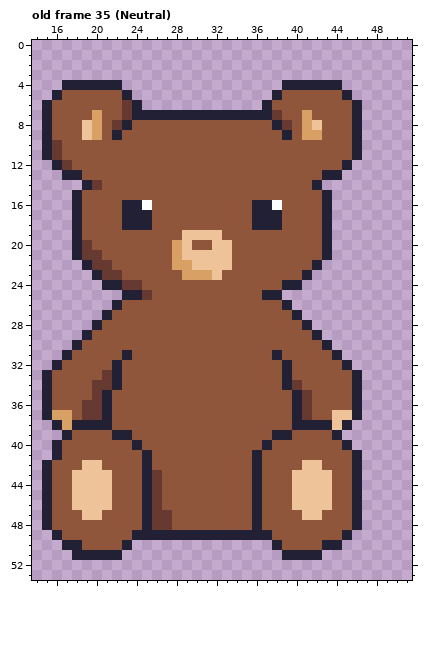
Two versions of one pixel-art file, aseprite_files/teddybear_boy.ase. The picture above is the old version.
64x64 pixels, 76 frames. Shown: old frame 35 (Neutral): x 14..51, y 0..53.
After the commit:
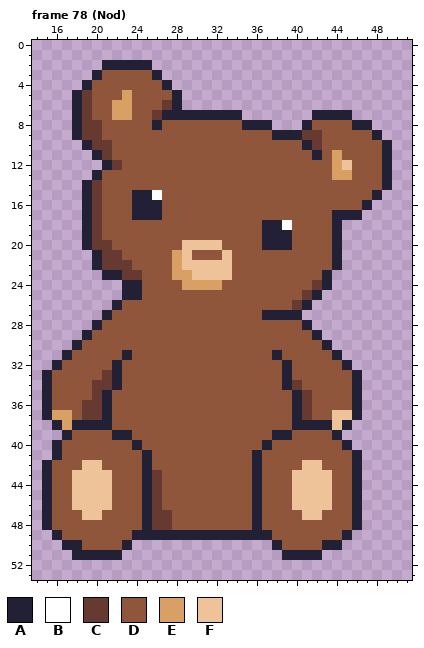
Palette (. is transparent): A #222034  B #ffffff  C #663931  D #8f563b  E #d9a066  F #eec39a
A new or re-ordered frame is compared with the old frame closest to it.
The author wrote: added nod animation
From old to new:
frames 76 -> 80
Changed rows in their new state; - is an unchanged pixel.
Frame 78 (Nod) is new; against old frame 35 (Neutral), layer "Head":
first column x 15:
 2 ------AAAAA------------------------
 3 -----ADDDDDA-----------------------
 4 --..-DDDDDDDA-----------......-----
 5 -..AC---EDDDDA---------........----
 6 ...AC--EEDDDCA--------..........---
 7 ...ACD-EEDDC--------.......AAAA.---
 8 ...ACC-DD--A--------AAA...AD----A--
 9 ...ACC-D---------------A-ACC---DDA-
10 ....ACC-------------------AC---DDDA
11 .....AC--------------------A-E-DDDA
12 -.....AC---------------------EFDDDA
13 --...A----------------------DEEDDDA
14 ---------------------------DDDDDDDA
15 ---.AC---AAB----------------DDDDDA-
16 ---.AC--D-AA---------DDD----DDDDA--
17 ---.AC--D--A---------DDD----DAAA---
18 ---.AC--DDD----------D--B---DA-----
19 ---.AC--------DDDD----AAA---DA-----
20 ---.ACC------D-FF-D---AAA---DA-----
21 ---..ACC-------DDD----------DA-----
22 ----.A-CC-----F------------DDA-----
23 -----.AACC---E-FF-F-------DDA------
24 ------..AA----EEEE------DDDCA------
25 ----------D-----------DDDDCA-------
26 ------------------------DCA--------
27 ----------------------AAA----------
